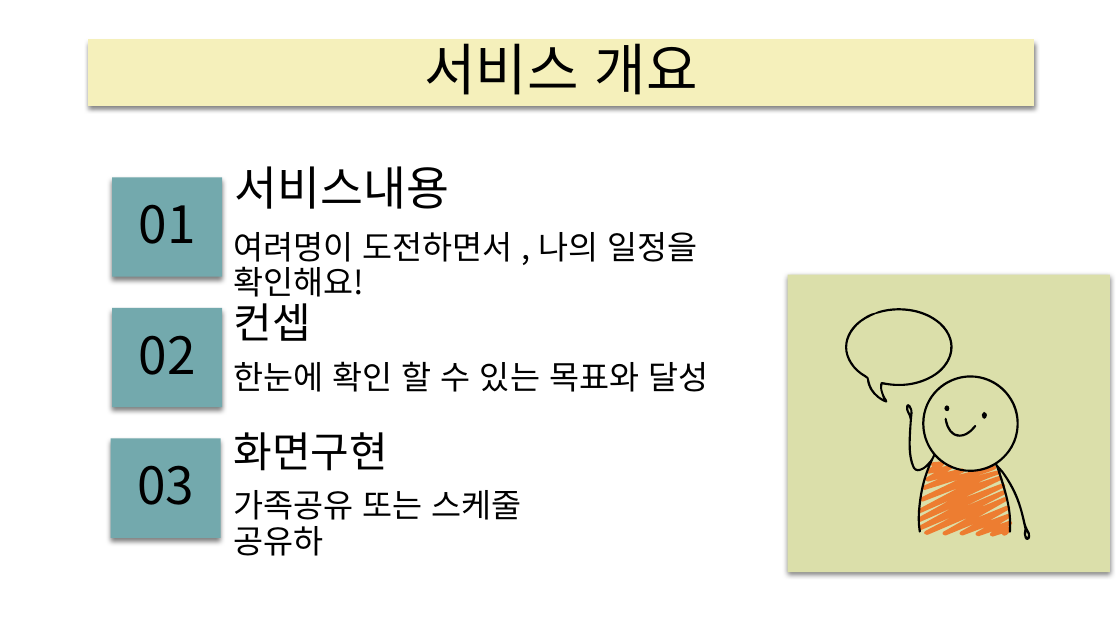
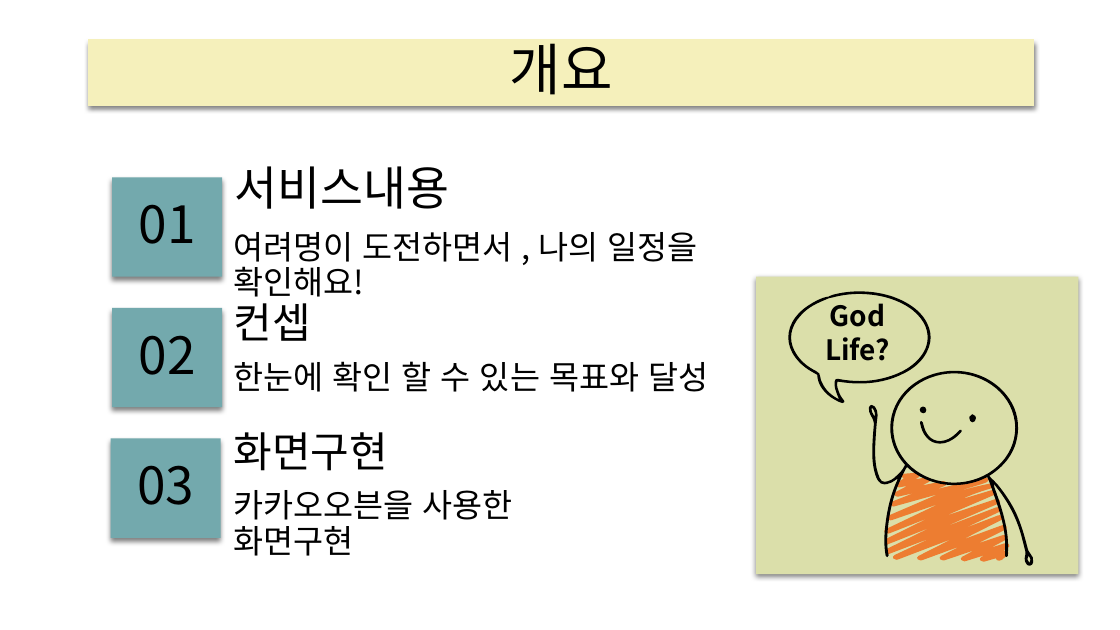
Before and after one commit to elquineas/elquineas.github.io, a slide deck: slide 2 of 갓생살기.ver1.pptx. Drawn at 1120x630 pixels with LibreOffice and Linux fonts; fonts in the diff are those of the drawing. Boxes give left, top, right and bottom in pixels: in the first picture for what was removed or moved away, otherwise in the second. Text is boxed around its words. In the diff, an @@ line names an element or a change of style, - is before the commit and + after.

Commit message:
ppt3

```diff
--- a/갓생살기.ver1.pptx
+++ b/갓생살기.ver1.pptx
@@ title at (510,33,613,95): text changed @@
-서비스 개요
+개요
@@ rectangle: place and size @@
-rectangle at (788,275,1111,572)
+rectangle at (756,276,1079,574)
@@ freeform shape: place and size @@
-freeform shape at (844,308,954,402)
+freeform shape at (786,292,933,403)
@@ ellipse added at (796,300,920,365), fill #DBDFAA, outline #DBDFAA 1 pt, 24 pt, text #000000, bold @@
+God Life?
@@ freeform shape: place and size @@
-freeform shape at (906,376,1031,540)
+freeform shape at (869,371,1034,565)
@@ freeform shape: place and size @@
-freeform shape at (944,406,949,412)
+freeform shape at (920,407,927,413)
@@ freeform shape: place and size @@
-freeform shape at (982,412,987,418)
+freeform shape at (970,414,976,423)
@@ freeform shape: place and size @@
-freeform shape at (945,418,976,437)
+freeform shape at (920,421,962,444)
@@ freeform shape: place and size @@
-freeform shape at (918,461,1012,536)
+freeform shape at (884,473,1010,562)
@@ subtitle at (233,490,513,556): text changed @@
-가족공유 또는 스케줄 공유하
+카카오오븐을 사용한 화면구현
```
Also in this commit, not shown: 6 other slides changed, 4 slides added, 5 slides removed, 1 other file.
